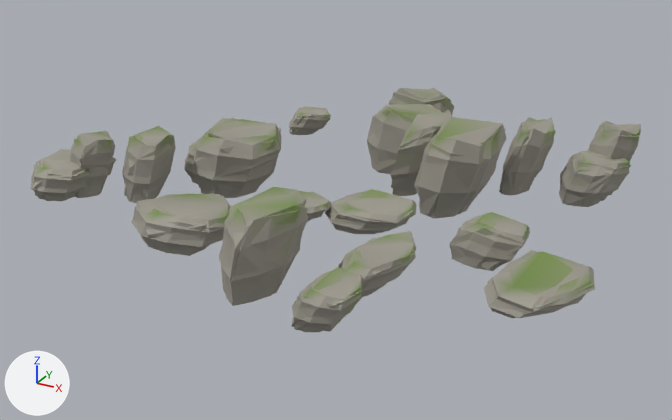
Before and after pictures for a commit that changed the glTF model crates/alife_game_app/assets/landscape/island/Scree.glb.
One viewpoint serves both versions: a camera (50 mm lens) standing at (2.92, -5.1, 2.58) and looking at (0.14, -0.04, 0.05). Every picture has the same lights, and +X, +Y and +Z are marked at lower left. The first picture is the older version. Vertices at exactly the same position are counted once.

Before the edit, the objects in view are built like this:
```python
me_scree_l0 = bpy.data.meshes.new('Scree_L0')
me_scree_l0.from_pydata(...)  # 1188 vertices, 2288 faces; spans x -2.0..2.0, y -1.5..1.5, z 0.0..0.6
me_scree_l0.materials.append(mat_island_shared_painted_surface)
me_scree_l1 = bpy.data.meshes.new('Scree_L1')
me_scree_l1.from_pydata(...)  # 558 vertices, 1028 faces; spans x -2.0..1.99, y -1.5..1.5, z 0.0..0.6
me_scree_l1.materials.append(mat_island_shared_painted_surface)
me_scree_l2 = bpy.data.meshes.new('Scree_L2')
me_scree_l2.from_pydata(...)  # 272 vertices, 456 faces; spans x -1.98..1.99, y -1.5..1.52, z -0.01..0.6
me_scree_l2.materials.append(mat_island_shared_painted_surface)
ob_scree_l0 = bpy.data.objects.new('Scree_L0', me_scree_l0)
ob_scree_l0.location = (0.0, 0.0, 0.0)
ob_scree_l1 = bpy.data.objects.new('Scree_L1', me_scree_l1)
ob_scree_l1.location = (0.0, 0.0, 0.0)
ob_scree_l2 = bpy.data.objects.new('Scree_L2', me_scree_l2)
ob_scree_l2.location = (0.0, 0.0, 0.0)
```
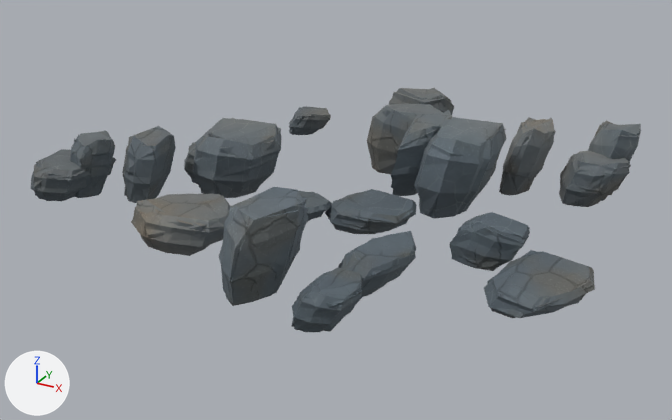
What the commit changed:
me_scree_l0 has 1188 vertices, 2288 faces and spans x -2.0..2.0, y -1.5..1.5, z 0.0..0.6.
me_scree_l0 is used by ob_scree_l0; location (0.0, 0.0, 0.0).
me_scree_l0 part 1: 822 faces centred in x -1.91..1.96, y -1.45..1.47, z 0.0..0.58 are repainted in the vertex colours; the middle colour goes from grey #9f9b91 to grey #6d7377.
me_scree_l0 part 2: 586 faces centred in x -1.97..1.81, y -1.49..1.49, z 0.0..0.25 are repainted in the vertex colours; the middle colour goes from grey #a09c91 to dark grey #60686d.
me_scree_l0 part 3: 569 faces centred in x -1.98..1.73, y -1.49..1.48, z 0.0..0.26 are repainted in the vertex colours; the middle colour goes from grey #9d998f to greyish blue #5d6870.
me_scree_l0 part 4: 311 faces centred in x -1.84..1.96, y -1.47..1.48, z 0.15..0.57 are repainted in the vertex colours; the middle colour goes from grey #9a978c to grey #71797d.
me_scree_l1 has 558 vertices, 1028 faces and spans x -2.0..1.99, y -1.5..1.5, z 0.0..0.6.
me_scree_l1 is used by ob_scree_l1; location (0.0, 0.0, 0.0).
me_scree_l1 part 5: 537 faces centred in x -1.92..1.95, y -1.45..1.46, z 0.01..0.59 are repainted in the vertex colours; the middle colour goes from grey #9d998f to grey #6e7679.
me_scree_l1 part 6: 196 faces centred in x -1.98..1.69, y -1.37..1.48, z 0.0..0.15 are repainted in the vertex colours; the middle colour goes from grey #9f9b91 to dark grey #5d666d.
me_scree_l1 part 7: 295 faces centred in x -1.98..1.83, y -1.49..1.47, z 0.0..0.25 are repainted in the vertex colours; the middle colour goes from grey #9e9a90 to grey #606971.
me_scree_l2 has 272 vertices, 456 faces and spans x -1.98..1.99, y -1.5..1.52, z -0.01..0.6.
me_scree_l2 is used by ob_scree_l2; location (0.0, 0.0, 0.0).
me_scree_l2 part 8: 256 faces centred in x -1.83..1.95, y -1.42..1.43, z 0.04..0.56 are repainted in the vertex colours; the middle colour goes from grey #9d998e to grey #6d7377.
me_scree_l2 part 9: 63 faces centred in x -1.96..1.62, y -0.8..1.46, z 0.0..0.14 are repainted in the vertex colours; the middle colour goes from grey #9f9b90 to dark grey #5d666d.
me_scree_l2 part 10: 137 faces centred in x -1.96..1.86, y -1.48..1.44, z 0.0..0.23 are repainted in the vertex colours; the middle colour goes from grey #9e9a90 to grey #606971.

Pixel boxes (x1, y1, x2, y2) of what changed, in the pictures (672 x 420 px):
part 1 of me_scree_l0, recoloured: (34, 95, 641, 318) in both
part 2 of me_scree_l0, recoloured: (31, 119, 616, 332) in both
part 3 of me_scree_l0, recoloured: (34, 107, 601, 332) in both
part 4 of me_scree_l0, recoloured: (34, 88, 641, 303) in both
part 5 of me_scree_l1, recoloured: (44, 88, 641, 315) in both
part 6 of me_scree_l1, recoloured: (33, 126, 600, 295) in both
part 7 of me_scree_l1, recoloured: (31, 112, 616, 331) in both
part 8 of me_scree_l2, recoloured: (34, 92, 641, 309) in both
part 9 of me_scree_l2, recoloured: (34, 183, 604, 270) in both
part 10 of me_scree_l2, recoloured: (32, 108, 615, 332) in both
